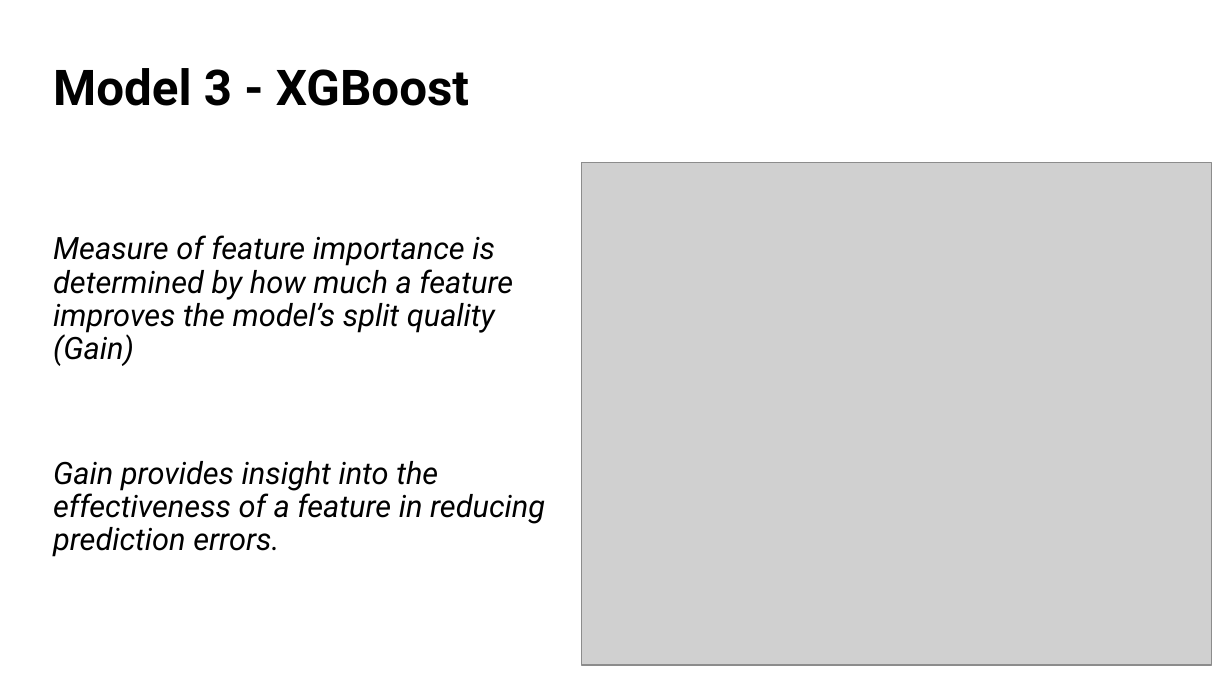
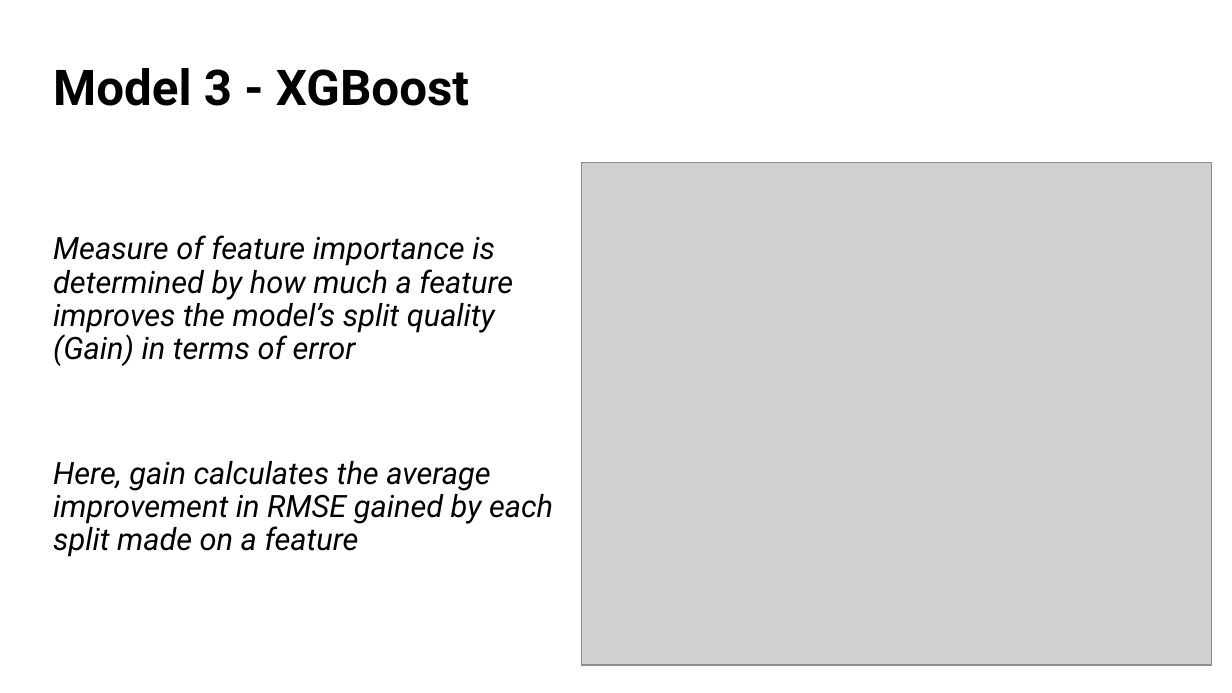
Before and after one commit to hannahdoyal/ml-project-air-pollution, a slide deck: slide 14 of Urban_Air_Pollution.pptx. Drawn at 1232x693 pixels with LibreOffice and Linux fonts; fonts in the diff are those of the drawing; grey boxes stand for pictures. Boxes give left, top, right and bottom in pixels: in the first picture for what was removed or moved away, otherwise in the second. Text is boxed around its words. In the diff, an @@ line names an element or a change of style, - is before the commit and + after.

```diff
--- a/Urban_Air_Pollution.pptx
+++ b/Urban_Air_Pollution.pptx
@@ text at bbox=[53, 235, 553, 557]: text changed @@
-Measure of feature importance is determined by how much a feature improves the model’s split quality (Gain)
-Gain provides insight into the effectiveness of a feature in reducing prediction errors.
+Measure of feature importance is determined by how much a feature improves the model’s split quality (Gain) in terms of error
+Here, gain calculates the average improvement in RMSE gained by each split made on a feature
```
Also in this commit, not shown: 5 other slides changed.
